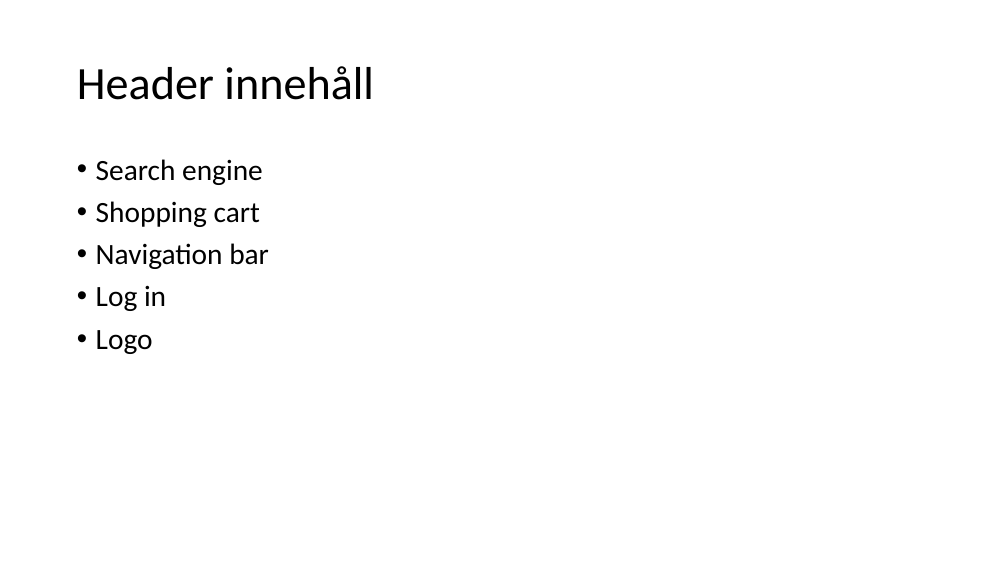
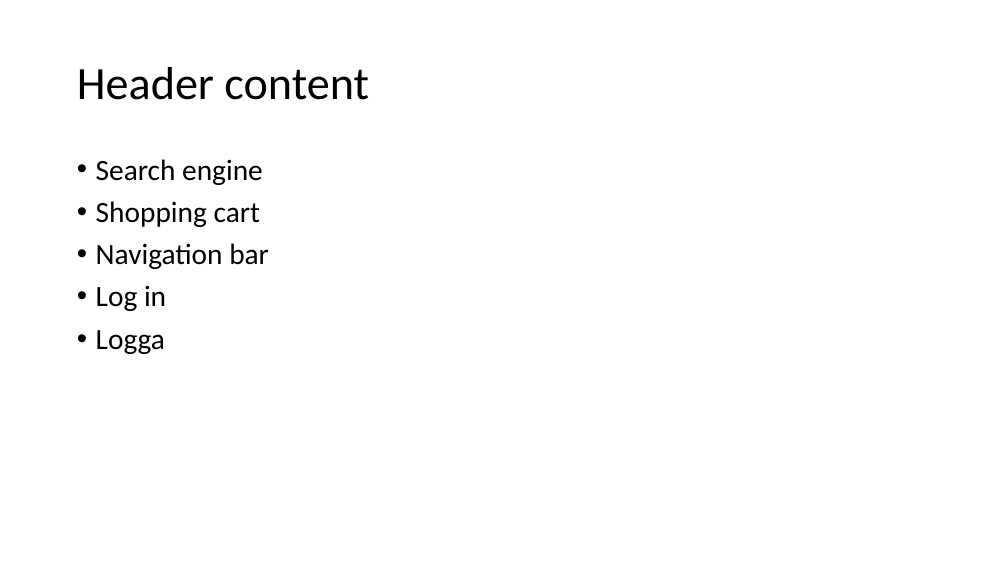
Before and after one commit to Raufchaudhry/project_netonnet, a slide deck: slide 2 of Presentation for project.pptx. Drawn at 1008x567 pixels with LibreOffice and Linux fonts; fonts in the diff are those of the drawing. Boxes give left, top, right and bottom in pixels: in the first picture for what was removed or moved away, otherwise in the second. Text is boxed around its words. In the diff, an @@ line names an element or a change of style, - is before the commit and + after.

```diff
--- a/Presentation for project.pptx
+++ b/Presentation for project.pptx
@@ title at (x1=77, y1=67, x2=369, y2=100): text changed @@
-Header innehåll
+Header content
@@ text at (x1=96, y1=330, x2=165, y2=354): text changed @@
-• Logo
+• Logga
```
Also in this commit, not shown: 10 slides added, 1 slide removed.
